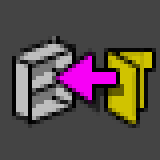
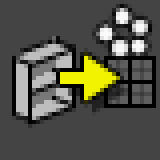
Before/after of a 160px x 160px layered artwork. What changed in the layer stack:
added group "proxy" with 1 layers above "fleches" over <box>96,4,152,60</box>
added layer "Calque 17" in group "proxy" over <box>96,4,152,60</box>
showed "Calque 2 copie 2" over <box>60,52,120,104</box>
hid "Calque 2" over <box>56,52,116,104</box>
hid group "dossier" (3 layers) over <box>108,52,152,124</box>
painted on "Calque 15 copie" over <box>108,52,136,124</box>
showed group "scene" (15 layers) over <box>88,40,156,120</box>
